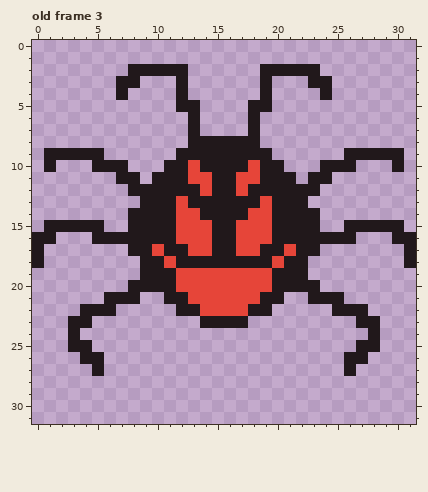
Pixel-art file -- ChampJam/Assets/Sprites/spider.aseprite. Above, as it was before the edit.
32x32 pixels, 3 frames. Shown: old frame 3. The commit also changed other frames, which this record leaves out.
Now the later version:
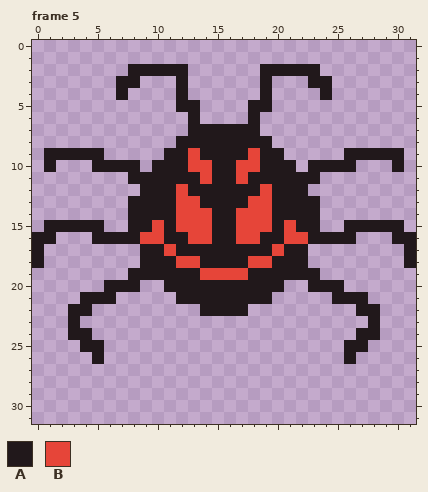
Palette (. is transparent): A #21181b  B #e64539
A new or re-ordered frame is compared with the old frame closest to it.
Difference:
frames 3 -> 6
Frame 5 is new; against old frame 3, layers "Layer 2", "Layer 1":
The edit adds colour A in row 7 at x 14 to 17; in row 8 at x 12 and 19; in row 9 at x 11 and 20; in row 10 at x 8, 10, 21 and 23; in row 11 at x 9 and 22; in row 13 at x 8 and 23.
The edit adds colour A in row 19 at x 8 and 23; in row 20 at x 6 to 7 and 24 to 25; in row 21 at x 4 to 5 and 26 to 27; in row 22 at x 3 and 28; in row 24 at x 4 and 27; in row 25 at x 5 and 26.
Colour B gives way to colour A in row 11 at x 13 and 18; in row 12 at x 14 and 17; in row 16 at x 12 and 19; in row 17 at x 10, 13 to 14, 17 to 18 and 21; in row 18 at x 11 and 20; in row 19 at x 12 to 13 and 18 to 19.
Colour B gives way to colour A in row 20 at x 12 to 19; in row 21 at x 13 to 18; in row 22 at x 14 to 17.
Colour A gives way to colour B in row 9 at x 13 and 18; in row 10 at x 14 and 17; in row 12 at x 12 and 19; in row 13 at x 13 and 18; in row 14 at x 14 and 17; in row 15 at x 10 and 21.
Colour A gives way to colour B in row 16 at x 9 to 10 and 21 to 22; in row 17 at x 11 and 20; in row 18 at x 12 to 13 and 18 to 19.
The author cleared colour A in row 11 at x 7 and 24; in row 12 at x 8 and 23; in row 17 at x 8 and 23; in row 20 at x 9 to 10 and 21 to 22; in row 21 at x 7 to 8, 11, 20 and 23 to 24; in row 22 at x 5 to 6, 12 to 13, 18 to 19 and 25 to 26.
The author cleared colour A in row 23 at x 4, 14 to 17 and 27; in row 25 at x 3 and 28; in row 26 at x 4 and 27; in row 27 at x 5 and 26.
Where, in picture pixels (left, top, right, bottom), the same in both pictures:
changed: (68, 124, 380, 376)
